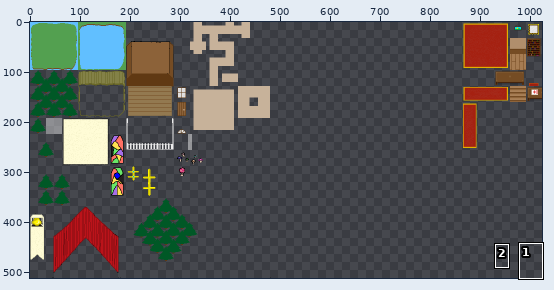
File history of a sprite sheet, res/images/TestSpriteSheet.png. The picture above shows the old version from afar; the outline marks the close-up.
Close-up. Old version:
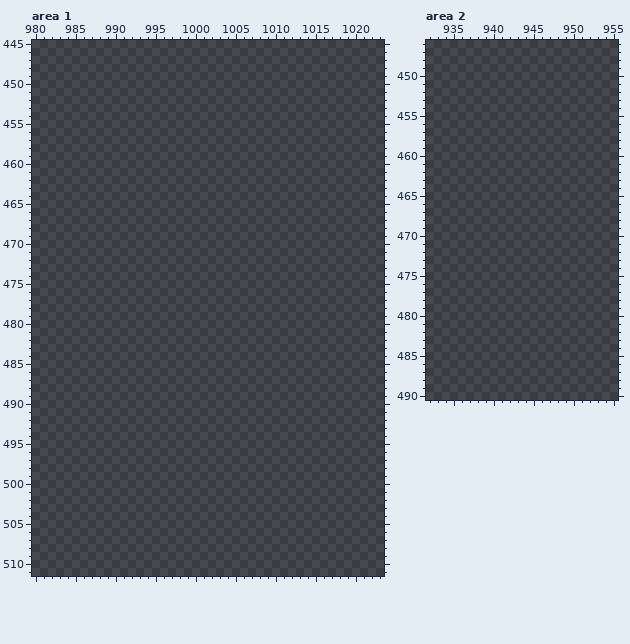
The file is 1024x512 pixels. Pixels under 10% opacity are left out. Colours within 5 levels of each other are drawn and written as one. Shown: area 1: x 980..1023, y 445..511; area 2: x 932..955, y 446..490. The commit also changed other parts of the picture, which this record leaves out.
After:
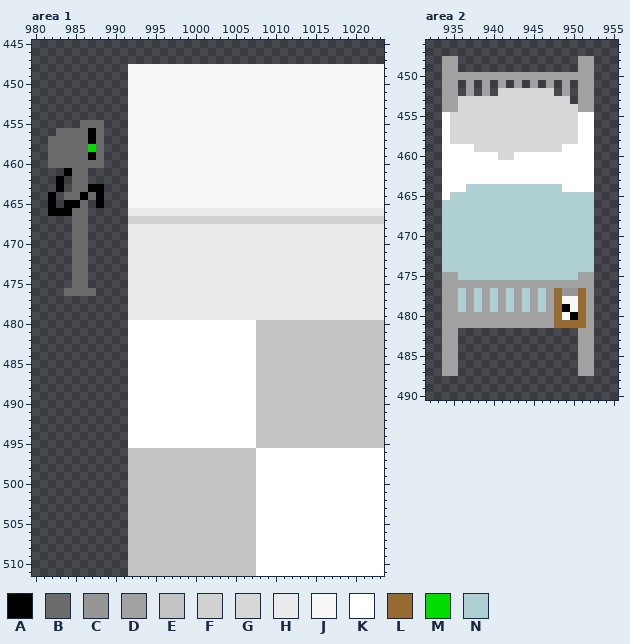
Palette (. is transparent): A #000000  B #6b6b6b  C #969696  D #a1a1a1  E #c3c3c3  F #d1d1d1  G #d7d7d7  H #ebebeb  J #f7f7f7  K #ffffff  L #966a30  M #00dc00  N #afd0d2
Change:
--- area 1
@@ x 980..1023 @@
 447 ............................................
-448 ............................................
-449 ............................................
-450 ............................................
-451 ............................................
-452 ............................................
-453 ............................................
-454 ............................................
-455 ............................................
-456 ............................................
-457 ............................................
-458 ............................................
-459 ............................................
-460 ............................................
-461 ............................................
-462 ............................................
-463 ............................................
-464 ............................................
-465 ............................................
-466 ............................................
-467 ............................................
-468 ............................................
-469 ............................................
-470 ............................................
-471 ............................................
-472 ............................................
-473 ............................................
-474 ............................................
-475 ............................................
-476 ............................................
-477 ............................................
-478 ............................................
-479 ............................................
-480 ............................................
-481 ............................................
-482 ............................................
-483 ............................................
-484 ............................................
-485 ............................................
-486 ............................................
-487 ............................................
-488 ............................................
-489 ............................................
-490 ............................................
-491 ............................................
-492 ............................................
-493 ............................................
-494 ............................................
-495 ............................................
-496 ............................................
-497 ............................................
-498 ............................................
-499 ............................................
-500 ............................................
-501 ............................................
-502 ............................................
-503 ............................................
-504 ............................................
-505 ............................................
-506 ............................................
-507 ............................................
-508 ............................................
-509 ............................................
-510 ............................................
-511 ............................................
+448 ............JJJJJJJJJJJJJJJJJJJJJJJJJJJJJJJJ
+449 ............JJJJJJJJJJJJJJJJJJJJJJJJJJJJJJJJ
+450 ............JJJJJJJJJJJJJJJJJJJJJJJJJJJJJJJJ
+451 ............JJJJJJJJJJJJJJJJJJJJJJJJJJJJJJJJ
+452 ............JJJJJJJJJJJJJJJJJJJJJJJJJJJJJJJJ
+453 ............JJJJJJJJJJJJJJJJJJJJJJJJJJJJJJJJ
+454 ............JJJJJJJJJJJJJJJJJJJJJJJJJJJJJJJJ
+455 ......BBB...JJJJJJJJJJJJJJJJJJJJJJJJJJJJJJJJ
+456 ...BBBBAB...JJJJJJJJJJJJJJJJJJJJJJJJJJJJJJJJ
+457 ..BBBBBAB...JJJJJJJJJJJJJJJJJJJJJJJJJJJJJJJJ
+458 ..BBBBBMB...JJJJJJJJJJJJJJJJJJJJJJJJJJJJJJJJ
+459 ..BBBBBAB...JJJJJJJJJJJJJJJJJJJJJJJJJJJJJJJJ
+460 ..BBBBBBB...JJJJJJJJJJJJJJJJJJJJJJJJJJJJJJJJ
+461 ....ABB.....JJJJJJJJJJJJJJJJJJJJJJJJJJJJJJJJ
+462 ...A.BB.....JJJJJJJJJJJJJJJJJJJJJJJJJJJJJJJJ
+463 ...A.BBAA...JJJJJJJJJJJJJJJJJJJJJJJJJJJJJJJJ
+464 ..A.BBABA...JJJJJJJJJJJJJJJJJJJJJJJJJJJJJJJJ
+465 ..A.AAB.A...JJJJJJJJJJJJJJJJJJJJJJJJJJJJJJJJ
+466 ..AAABB.....HHHHHHHHHHHHHHHHHHHHHHHHHHHHHHHH
+467 .....BB.....FFFFFFFFFFFFFFFFFFFFFFFFFFFFFFFF
+468 .....BB.....HHHHHHHHHHHHHHHHHHHHHHHHHHHHHHHH
+469 .....BB.....HHHHHHHHHHHHHHHHHHHHHHHHHHHHHHHH
+470 .....BB.....HHHHHHHHHHHHHHHHHHHHHHHHHHHHHHHH
+471 .....BB.....HHHHHHHHHHHHHHHHHHHHHHHHHHHHHHHH
+472 .....BB.....HHHHHHHHHHHHHHHHHHHHHHHHHHHHHHHH
+473 .....BB.....HHHHHHHHHHHHHHHHHHHHHHHHHHHHHHHH
+474 .....BB.....HHHHHHHHHHHHHHHHHHHHHHHHHHHHHHHH
+475 .....BB.....HHHHHHHHHHHHHHHHHHHHHHHHHHHHHHHH
+476 ....BBBB....HHHHHHHHHHHHHHHHHHHHHHHHHHHHHHHH
+477 ............HHHHHHHHHHHHHHHHHHHHHHHHHHHHHHHH
+478 ............HHHHHHHHHHHHHHHHHHHHHHHHHHHHHHHH
+479 ............HHHHHHHHHHHHHHHHHHHHHHHHHHHHHHHH
+480 ............KKKKKKKKKKKKKKKKEEEEEEEEEEEEEEEE
+481 ............KKKKKKKKKKKKKKKKEEEEEEEEEEEEEEEE
+482 ............KKKKKKKKKKKKKKKKEEEEEEEEEEEEEEEE
+483 ............KKKKKKKKKKKKKKKKEEEEEEEEEEEEEEEE
+484 ............KKKKKKKKKKKKKKKKEEEEEEEEEEEEEEEE
+485 ............KKKKKKKKKKKKKKKKEEEEEEEEEEEEEEEE
+486 ............KKKKKKKKKKKKKKKKEEEEEEEEEEEEEEEE
+487 ............KKKKKKKKKKKKKKKKEEEEEEEEEEEEEEEE
+488 ............KKKKKKKKKKKKKKKKEEEEEEEEEEEEEEEE
+489 ............KKKKKKKKKKKKKKKKEEEEEEEEEEEEEEEE
+490 ............KKKKKKKKKKKKKKKKEEEEEEEEEEEEEEEE
+491 ............KKKKKKKKKKKKKKKKEEEEEEEEEEEEEEEE
+492 ............KKKKKKKKKKKKKKKKEEEEEEEEEEEEEEEE
+493 ............KKKKKKKKKKKKKKKKEEEEEEEEEEEEEEEE
+494 ............KKKKKKKKKKKKKKKKEEEEEEEEEEEEEEEE
+495 ............KKKKKKKKKKKKKKKKEEEEEEEEEEEEEEEE
+496 ............EEEEEEEEEEEEEEEEKKKKKKKKKKKKKKKK
+497 ............EEEEEEEEEEEEEEEEKKKKKKKKKKKKKKKK
+498 ............EEEEEEEEEEEEEEEEKKKKKKKKKKKKKKKK
+499 ............EEEEEEEEEEEEEEEEKKKKKKKKKKKKKKKK
+500 ............EEEEEEEEEEEEEEEEKKKKKKKKKKKKKKKK
+501 ............EEEEEEEEEEEEEEEEKKKKKKKKKKKKKKKK
+502 ............EEEEEEEEEEEEEEEEKKKKKKKKKKKKKKKK
+503 ............EEEEEEEEEEEEEEEEKKKKKKKKKKKKKKKK
+504 ............EEEEEEEEEEEEEEEEKKKKKKKKKKKKKKKK
+505 ............EEEEEEEEEEEEEEEEKKKKKKKKKKKKKKKK
+506 ............EEEEEEEEEEEEEEEEKKKKKKKKKKKKKKKK
+507 ............EEEEEEEEEEEEEEEEKKKKKKKKKKKKKKKK
+508 ............EEEEEEEEEEEEEEEEKKKKKKKKKKKKKKKK
+509 ............EEEEEEEEEEEEEEEEKKKKKKKKKKKKKKKK
+510 ............EEEEEEEEEEEEEEEEKKKKKKKKKKKKKKKK
+511 ............EEEEEEEEEEEEEEEEKKKKKKKKKKKKKKKK
--- area 2
@@ x 932..955 @@
 447 ........................
-448 ........................
-449 ........................
-450 ........................
-451 ........................
-452 ........................
-453 ........................
-454 ........................
-455 ........................
-456 ........................
-457 ........................
-458 ........................
-459 ........................
-460 ........................
-461 ........................
-462 ........................
-463 ........................
-464 ........................
-465 ........................
-466 ........................
-467 ........................
-468 ........................
-469 ........................
-470 ........................
-471 ........................
-472 ........................
-473 ........................
-474 ........................
-475 ........................
-476 ........................
-477 ........................
-478 ........................
-479 ........................
-480 ........................
-481 ........................
-482 ........................
-483 ........................
-484 ........................
-485 ........................
-486 ........................
-487 ........................
+448 ..DD...............DD...
+449 ..DD...............DD...
+450 ..DDDDDDDDDDDDDDDDDDD...
+451 ..DD.D.D.D.D.D.D.D.DD...
+452 ..DD.D.D.GGGGGGG.D.DD...
+453 ..DDGGGGGGGGGGGGGG.DD...
+454 ..DDGGGGGGGGGGGGGGGDD...
+455 ..KGGGGGGGGGGGGGGGGKK...
+456 ..KGGGGGGGGGGGGGGGGKK...
+457 ..KGGGGGGGGGGGGGGGGKK...
+458 ..KGGGGGGGGGGGGGGGGKK...
+459 ..KKKKGGGGGGGGGGGKKKK...
+460 ..KKKKKKKGGKKKKKKKKKK...
+461 ..KKKKKKKKKKKKKKKKKKK...
+462 ..KKKKKKKKKKKKKKKKKKK...
+463 ..KKKKKKKKKKKKKKKKKKK...
+464 ..KKKNNNNNNNNNNNNKKKK...
+465 ..KNNNNNNNNNNNNNNNNNN...
+466 ..NNNNNNNNNNNNNNNNNNN...
+467 ..NNNNNNNNNNNNNNNNNNN...
+468 ..NNNNNNNNNNNNNNNNNNN...
+469 ..NNNNNNNNNNNNNNNNNNN...
+470 ..NNNNNNNNNNNNNNNNNNN...
+471 ..NNNNNNNNNNNNNNNNNNN...
+472 ..NNNNNNNNNNNNNNNNNNN...
+473 ..NNNNNNNNNNNNNNNNNNN...
+474 ..NNNNNNNNNNNNNNNNNNN...
+475 ..DDNNNNNNNNNNNNNNNDD...
+476 ..DDDDDDDDDDDDDDDDDDD...
+477 ..DDNDNDNDNDNDNDLCCLD...
+478 ..DDNDNDNDNDNDNDLJJLD...
+479 ..DDNDNDNDNDNDNDLAJLD...
+480 ..DDDDDDDDDDDDDDLJALD...
+481 ..DDDDDDDDDDDDDDLLLLD...
+482 ..DD...............DD...
+483 ..DD...............DD...
+484 ..DD...............DD...
+485 ..DD...............DD...
+486 ..DD...............DD...
+487 ..DD...............DD...
 488 ........................
Where, in picture pixels (left, top, right, bottom), the same in both close-ups:
added: (128, 64, 384, 576)
added: (48, 120, 104, 296)
added: (442, 56, 594, 376)
